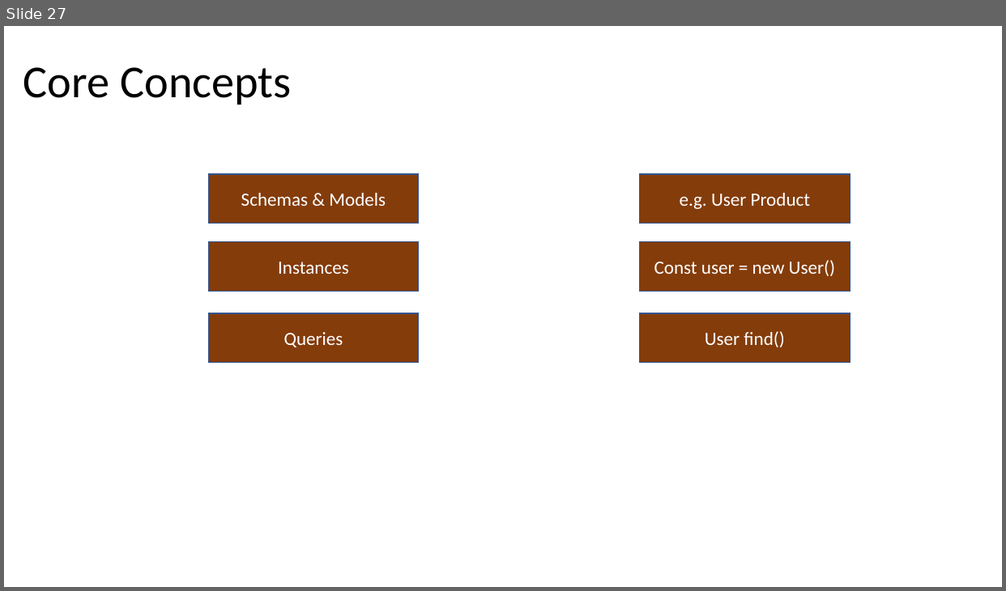
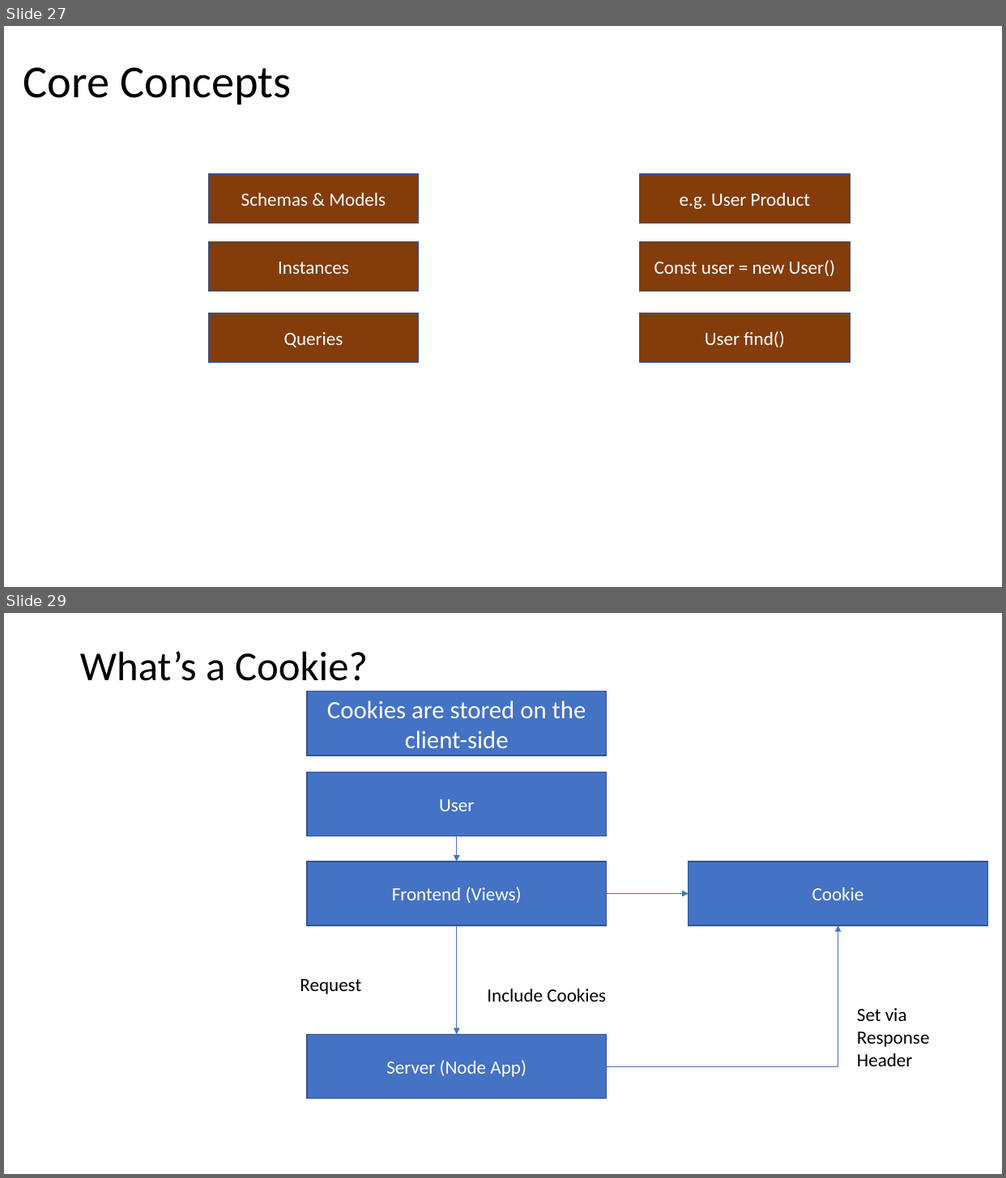
Before and after one commit to PiyushChaturvedii/Batch04, a slide deck: Database.pptx. Shown one above the other, each under a label of ours: slide 27 before the commit, slides 27 and 29 after it; the slides between them are not shown. The pictures are 1006x591 and 1006x1178 pixels, drawn with LibreOffice and Linux fonts; fonts in the diff are those of the drawing. Boxes give left, top, right and bottom in pixels: in the first picture for what was removed or moved away, otherwise in the second. Text is boxed around its words. In the diff, an @@ line names an element or a change of style, - is before the commit and + after.

Commit message:
cookies

```diff
--- a/Database.pptx
+++ b/Database.pptx
@@ slide 29 added at [4,613,1002,1174], background #FFFFFF @@
@@ title added at [80,651,368,681], 39.6 pt, text #000000 @@
+What’s a Cookie?
@@ rectangle added at [307,692,607,756], fill #4472C4, outline #325491 1 pt, 24 pt, text #FFFFFF @@
+Cookies are stored on the client-side
@@ rectangle added at [307,772,607,836], fill #4472C4, outline #325491 1 pt, 18 pt, text #FFFFFF @@
+User
@@ arrow added from (457, 836) to (457, 862), #4472C4 0.5 pt @@
@@ rectangle added at [307,862,607,926], fill #4472C4, outline #325491 1 pt, 18 pt, text #FFFFFF @@
+Frontend (Views)
@@ rectangle added at [688,862,987,926], fill #4472C4, outline #325491 1 pt, 18 pt, text #FFFFFF @@
+Cookie
@@ arrow added from (607, 894) to (688, 894), #4472C4 0.5 pt @@
@@ arrow added from (457, 926) to (457, 1034), #4472C4 0.5 pt @@
@@ elbow arrow added from (607, 1067) to (838, 926), #4472C4 0.5 pt @@
@@ text added at [300,979,361,995], 18 pt, text #000000 @@
+Request
@@ text added at [487,989,606,1002], 18 pt, text #000000 @@
+Include Cookies
@@ text added at [857,1008,930,1067], 18 pt, text #000000 @@
+Set via Response Header
@@ rectangle added at [307,1034,607,1099], fill #4472C4, outline #325491 1 pt, 18 pt, text #FFFFFF @@
+Server (Node App)
```
Also in this commit, not shown: 3 other slides added, 34 other files.
